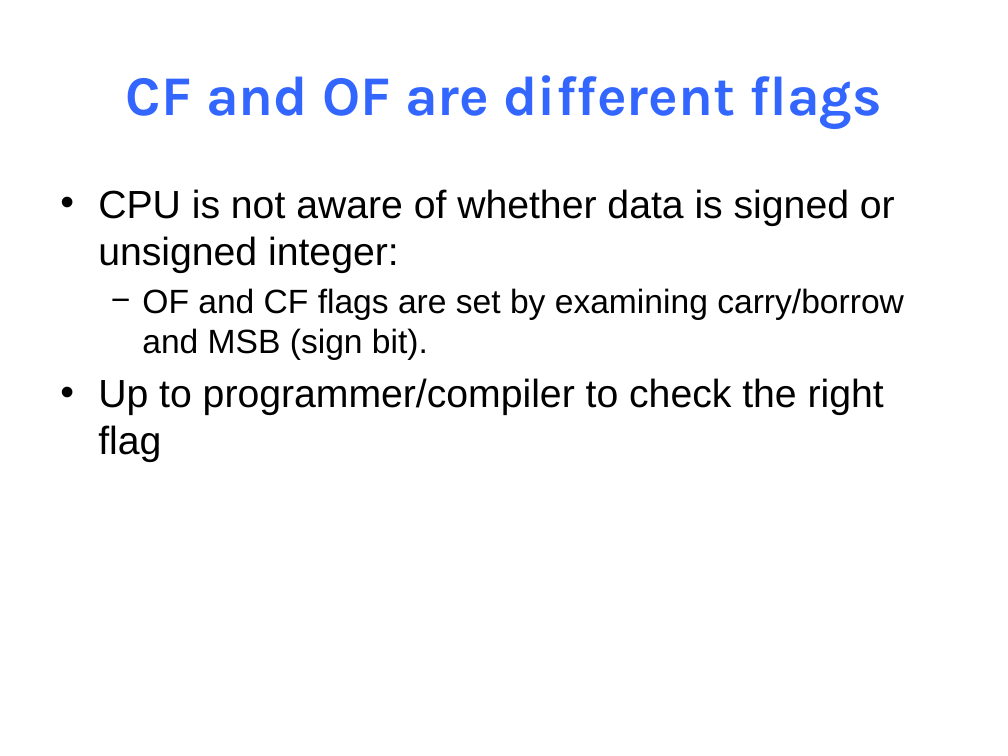
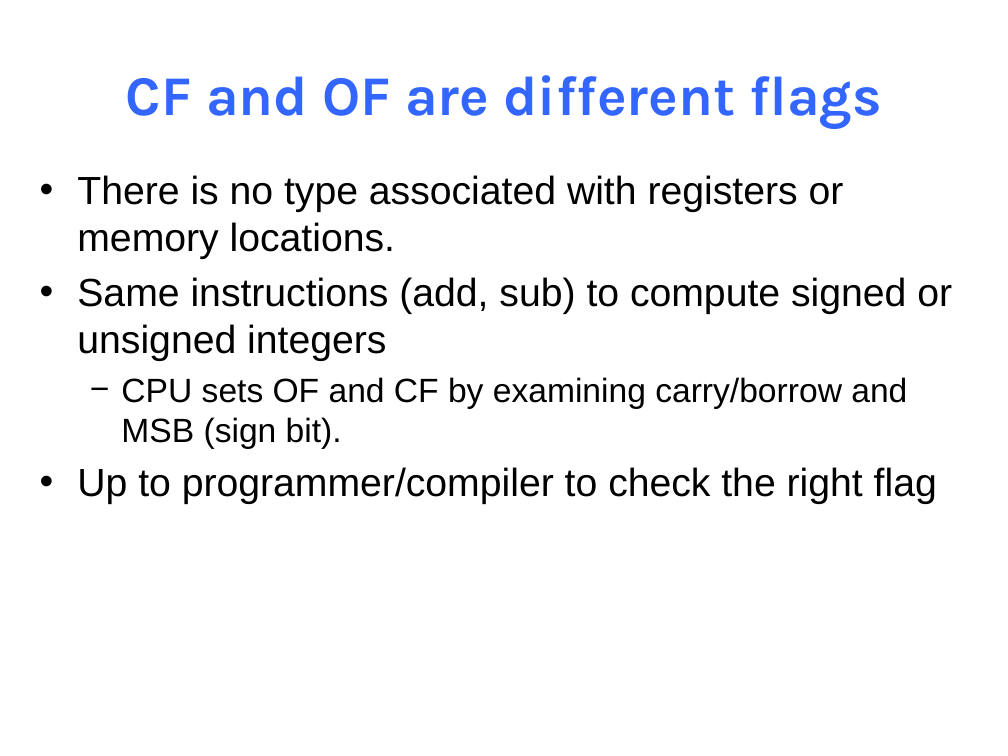
Before and after one commit to NYU-CSO/nyu-cso.github.io, a slide deck: slide 21 of notes/08-Machine_Control.pptx. Drawn at 1008x756 pixels with LibreOffice and Linux fonts; fonts in the diff are those of the drawing. Boxes give left, top, right and bottom in pixels: in the first picture for what was removed or moved away, otherwise in the second. Text is boxed around its words. In the diff, an @@ line names an element or a change of style, - is before the commit and + after.

```diff
--- a/notes/08-Machine_Control.pptx
+++ b/notes/08-Machine_Control.pptx
@@ text "There is no type associated ...": place and size @@
-text "There is no type associated ..." at [98,189,904,462]
+text "There is no type associated ..." at [77,175,952,504]
@@ text at [77,175,952,449]: text changed; size 24 to 28 pt @@
-• CPU is not aware of whether data is signed or unsigned integer:
-  − OF and CF flags are set by examining carry/borrow and MSB (sign bit).
+• There is no type associated with registers or memory locations.
+• Same instructions (add, sub) to compute signed or unsigned integers
+  − CPU sets OF and CF by examining carry/borrow and MSB (sign bit).
```
Also in this commit, not shown: 38 other slides changed, 1 slide added, 8 slides removed, 4 other files.
